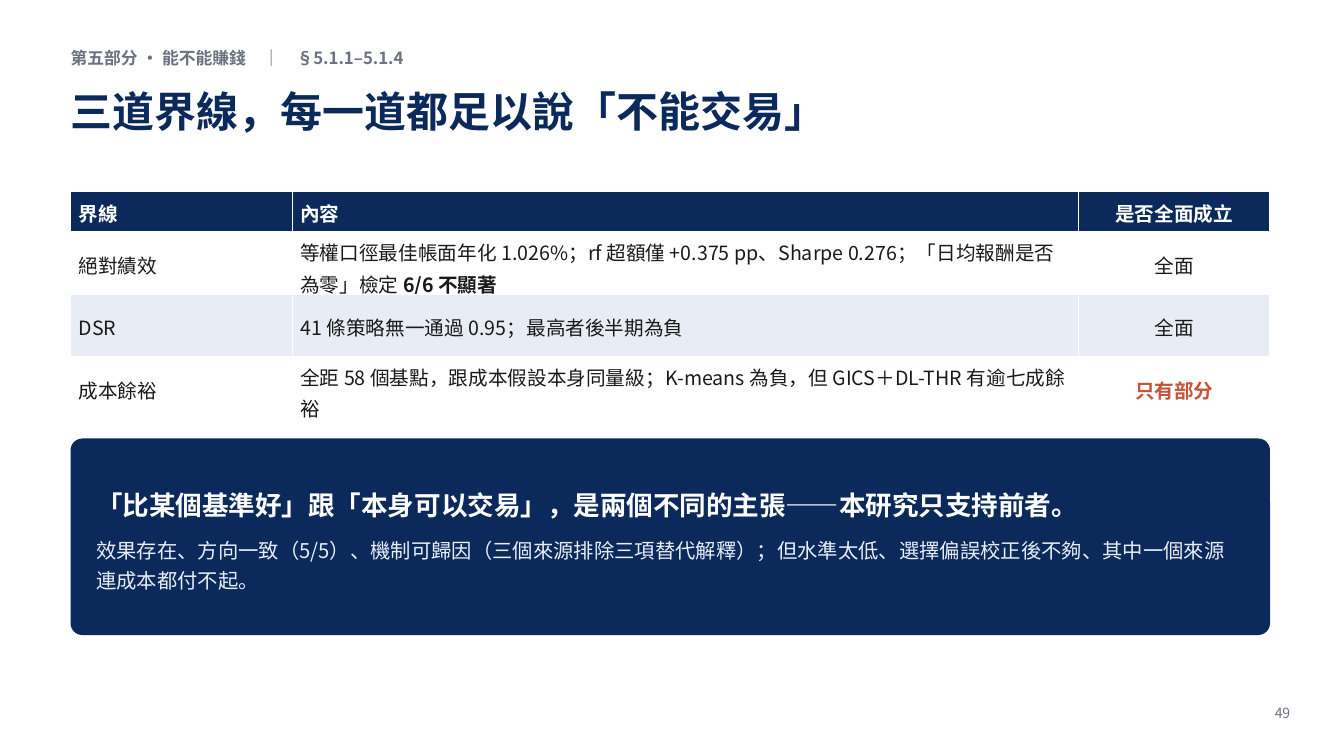
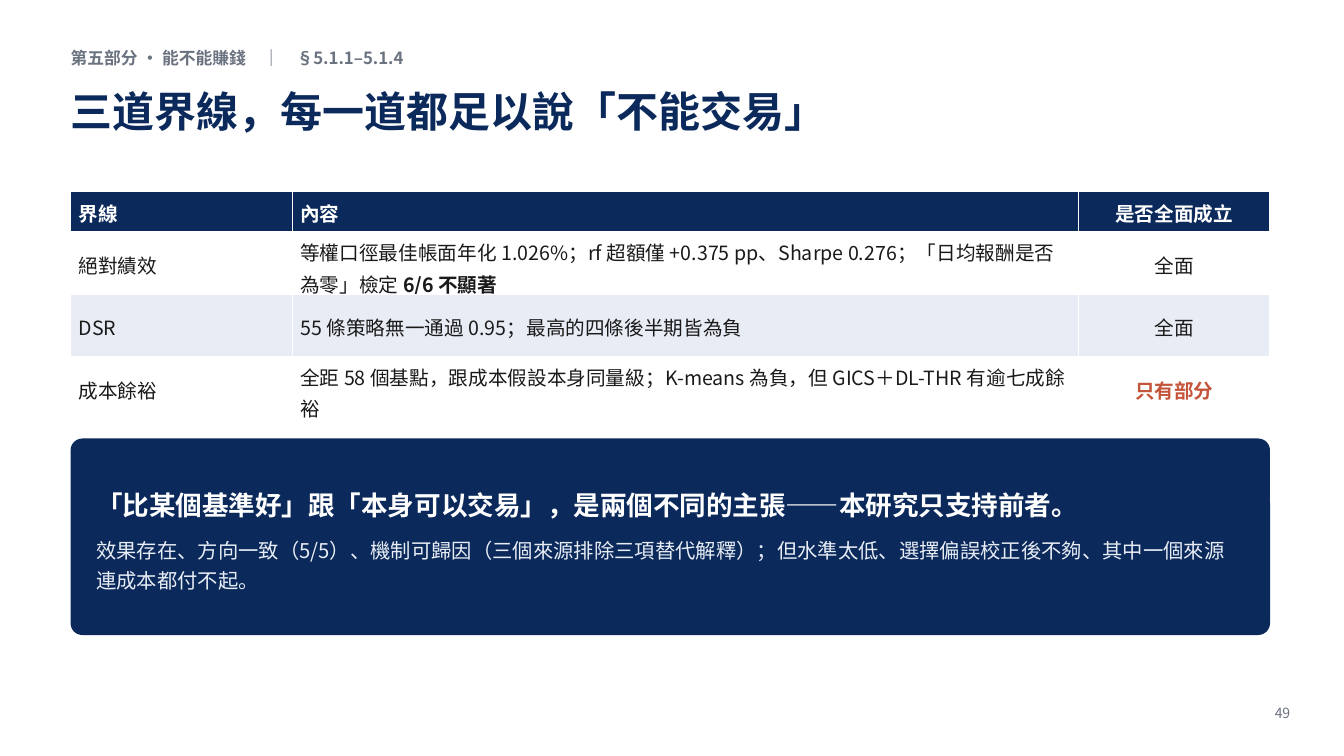
Before and after one commit to LerajieAsta/pairtrade_trainingproject, a slide deck: slide 49 of thesis/1150922_60min.pptx. Drawn at 1344x756 pixels with LibreOffice and Linux fonts; fonts in the diff are those of the drawing. Boxes give left, top, right and bottom in pixels: in the first picture for what was removed or moved away, otherwise in the second. Text is boxed around its words. In the diff, an @@ line names an element or a change of style, - is before the commit and + after.

```diff
--- a/thesis/1150922_60min.pptx
+++ b/thesis/1150922_60min.pptx
@@ table at bbox=[71, 192, 1270, 422] @@
-row 3, column 2: 41 條策略無一通過 0.95；最高者後半期為負
+row 3, column 2: 55 條策略無一通過 0.95；最高的四條後半期皆為負
```
Also in this commit, not shown: 1 other slide changed, 16 other files.
